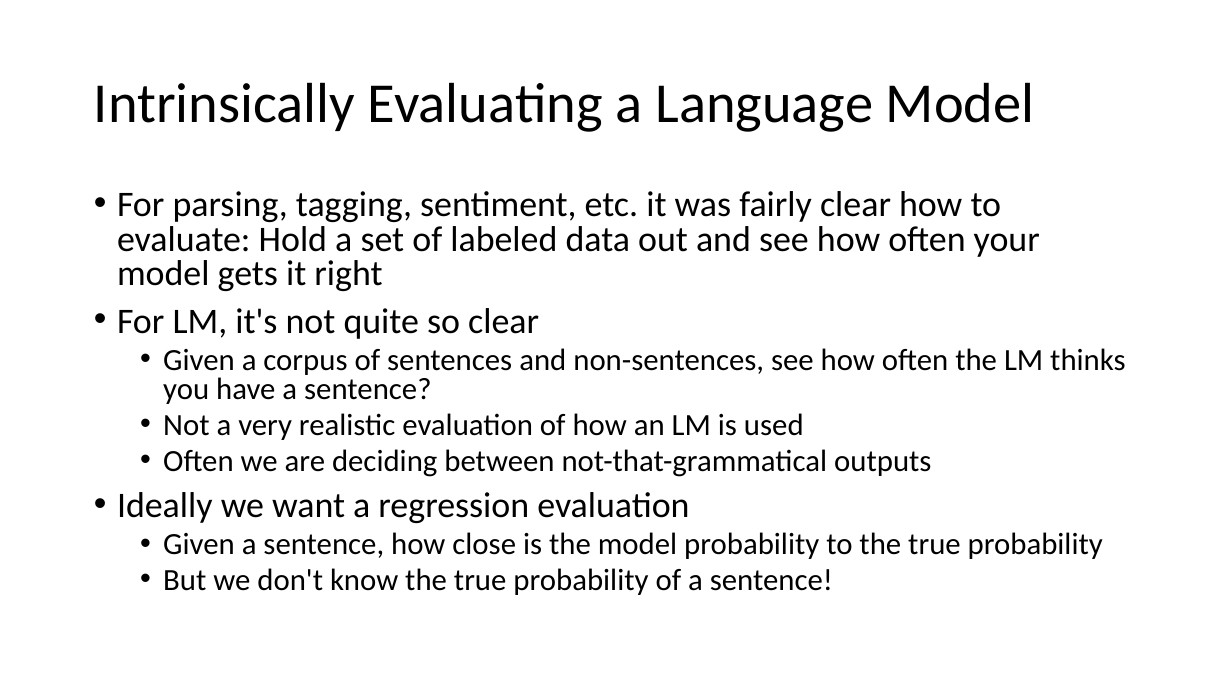
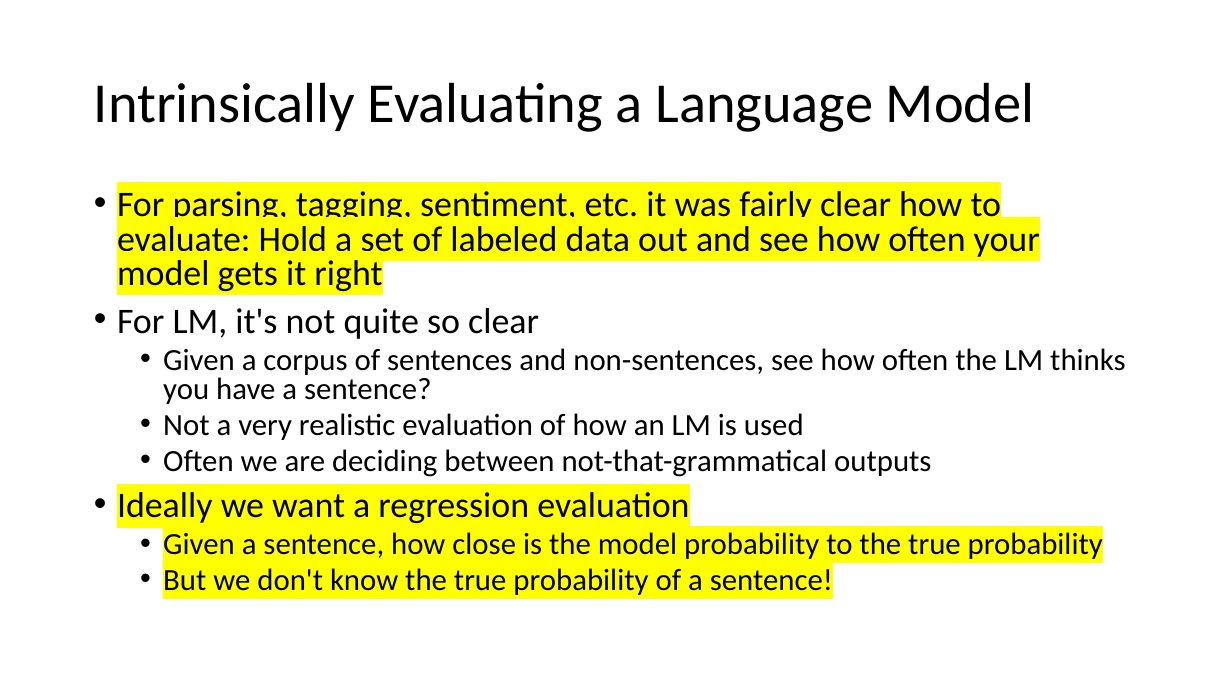
Before and after one commit to balhafni/csci_544_fa_18_slides, a slide deck: slide 25 of lm_0921.pptx. Drawn at 1232x693 pixels with LibreOffice and Linux fonts; fonts in the diff are those of the drawing. Boxes give left, top, right and bottom in pixels: in the first picture for what was removed or moved away, otherwise in the second. Text is boxed around its words. In the diff, an @@ line names an element or a change of style, - is before the commit and + after.

```diff
--- a/lm_0921.pptx
+++ b/lm_0921.pptx
@@ text at bbox=[117, 186, 1103, 595]: highlight none to #FFFF00 in "For parsing, tagging, sentiment, etc. it was ...", "Ideally we want a regression evaluation", "Given a sentence, how close is the ...", "But we don't know the true probability ..." @@
```
Also in this commit, not shown: 6 other slides changed.
